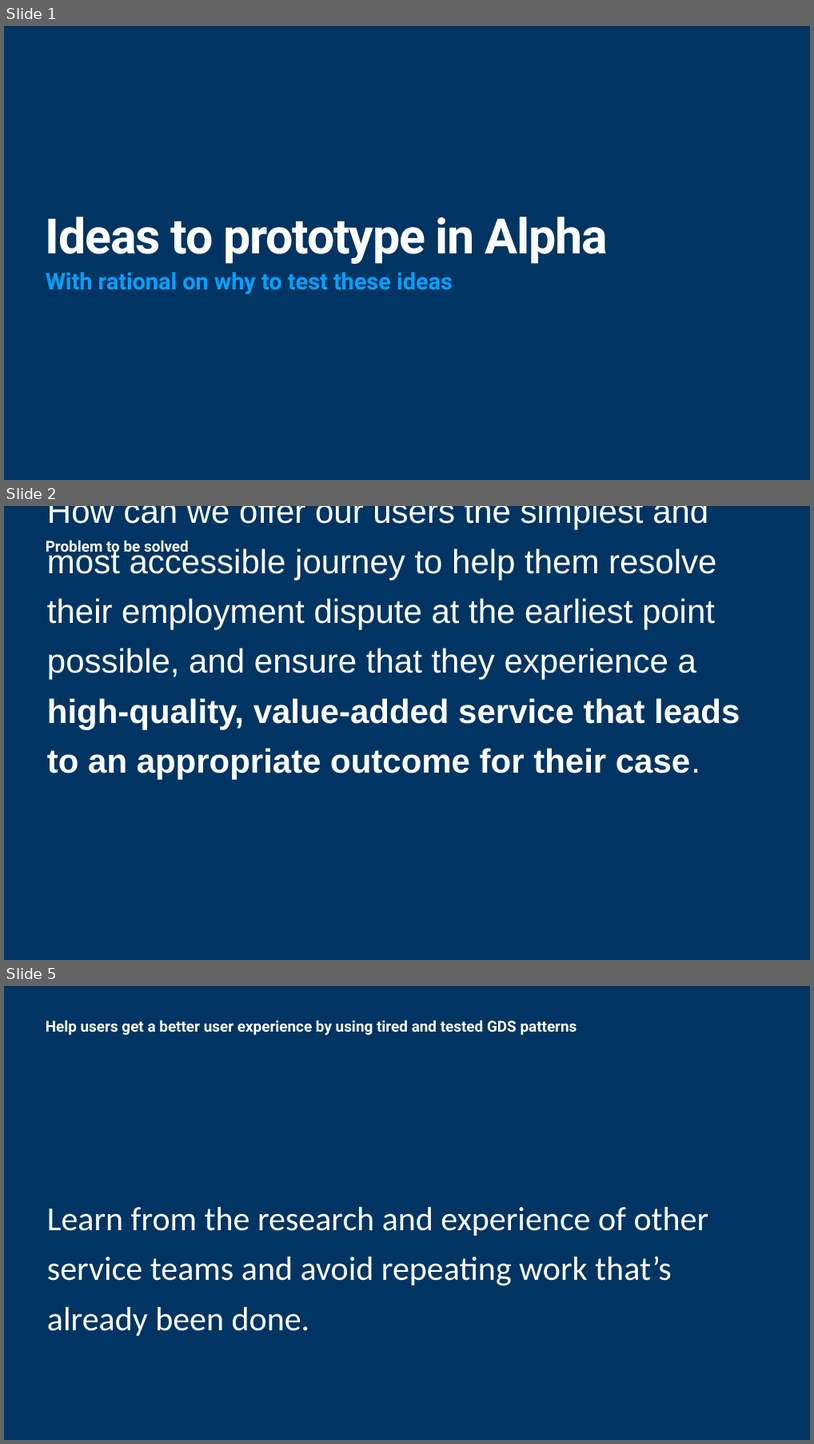
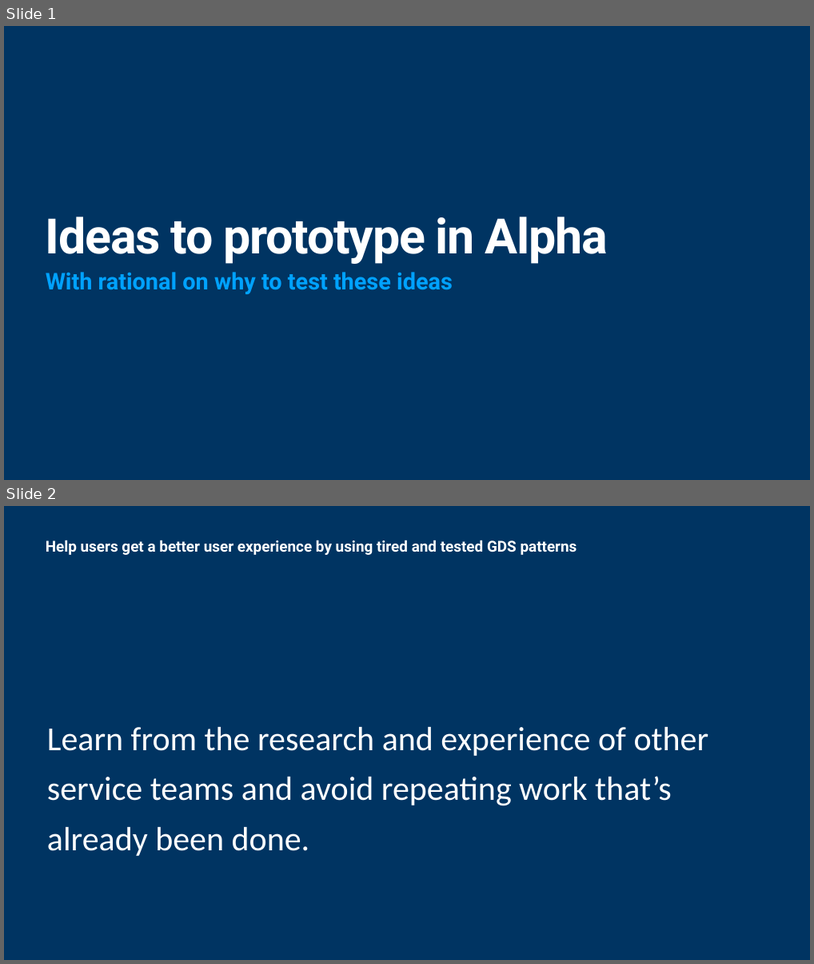
Before and after one commit to sunilkathare-axis12/acas, a slide deck: app/assets/images/ideas-for-prototypes.pptx. Shown one above the other, each under a label of ours: slides 1, 2 and 5 before the commit, slides 1 and 2 after it; the slides between them are not shown. The pictures are 814x1444 and 814x964 pixels, drawn with LibreOffice and Linux fonts; fonts in the diff are those of the drawing. Boxes give left, top, right and bottom in pixels: in the first picture for what was removed or moved away, otherwise in the second. Text is boxed around its words. In the diff, an @@ line names an element or a change of style, - is before the commit and + after.

```diff
--- a/app/assets/images/ideas-for-prototypes.pptx
+++ b/app/assets/images/ideas-for-prototypes.pptx
@@ slide 2 removed at (x1=4, y1=506, x2=810, y2=960), background #003462 @@
@@ title removed at (x1=47, y1=506, x2=740, y2=780) @@
-How can we offer our users the simplest and most accessible journey to help them resolve their employment dispute at the earliest point possible, and ensure that they experience a high-quality, value-added service that leads to an appropriate outcome for their case.
@@ text removed at (x1=46, y1=540, x2=189, y2=556) @@
-Problem to be solved
@@ what was slide 5 is now slide 2 @@
```
Also in this commit, not shown: 1 slide changed, 3 slides added, 4 other slides removed, 1 other file.
